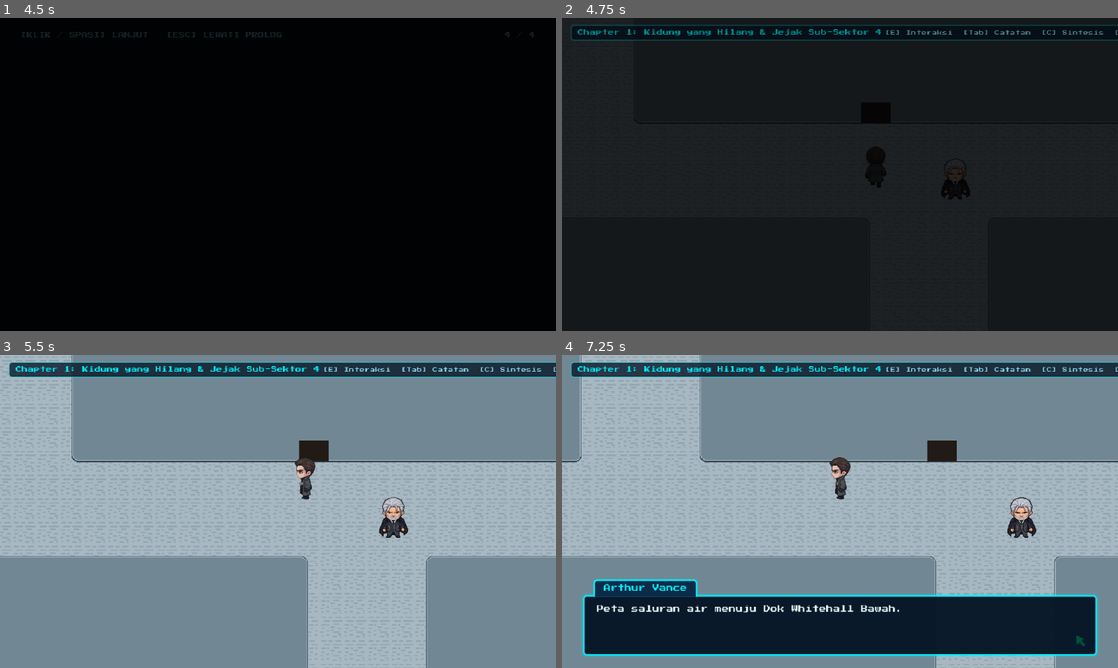
Above: before the commit, frames 1-4 (two rows, left to right).
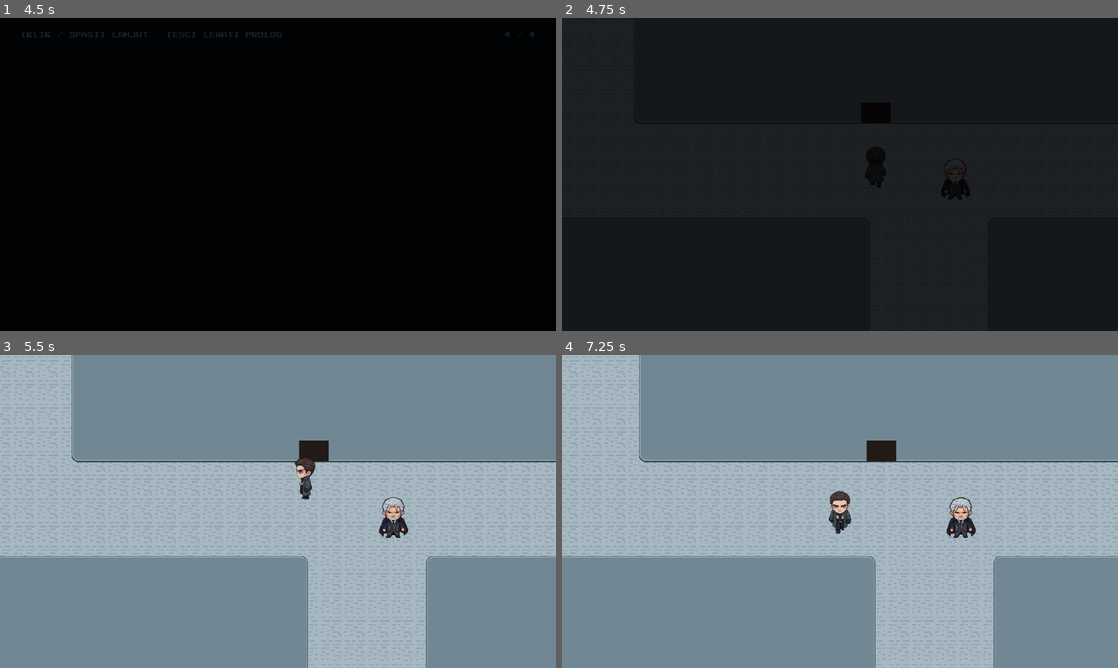
Above: after the commit, the same moments.

Repository: ZharfanFw/the-lethe-protocol
Game: Godot game, scene res://scenes/menu/main_menu.tscn
Same seed, same stepped clock (60 frames per second), same inputs: the game is played once before the commit and once after it. The engine's default icon, where the game draws it, is replaced by a stand-in: a white triangle on a blue panel in a dark square.
Inputs (mouse positions are in pixels of both pictures, inside the frame that each line leads up to):
- Up to frame 1 (4.5 s): click "MULAI INVESTIGASI" at 0.5 s; click "MULAI BARU" at 1.25 s; tap Enter (ui_accept) at 2, 2.27, 2.75, 3.02, 3.5 s; move the mouse to (400, 158) at 2.02 s; hold D (move_right) 2.03-2.78 s; hold E (interact) 2.03-2.78 s; click (400, 158) at 2.17 s; move the mouse to (166, 190) at 2.77 s; hold S (move_down) 2.78-3.53 s; tap E (interact) at 2.85, 3.8 s; click (166, 190) at 2.92 s; move the mouse to (333, 105) at 3.52 s; hold D (move_right) 3.53-4.28 s; hold C (toggle_combiner) 3.53-4.28 s; click (333, 105) at 3.67 s; move the mouse to (250, 237) at 4.27 s; hold W (move_up) from 4.28 s (still down); tap Tab (toggle_notebook) at 4.35 s; click (250, 237) at 4.42 s
- Up to frame 2 (4.75 s): keep holding W (move_up); tap Enter (ui_accept) at 4.52 s; tap E (interact) at 4.55 s
- Up to frame 3 (5.5 s): move the mouse to (444, 558) at 5.02 s; release W (move_up) at 5.03 s; hold A (move_left) from 5.03 s (still down); hold E (interact) from 5.03 s (still down); tap P at 5.1 s; click (444, 558) at 5.17 s; tap Enter (ui_accept) at 5.27 s
- Up to frame 4 (7.25 s): move the mouse to (673, 464) at 5.77 s; release E (interact) at 5.78 s; tap E (interact) at 5.85 s; click (673, 464) at 5.92 s; tap Enter (ui_accept) at 6.02 s; move the mouse to (867, 511) at 6.52 s; release A (move_left) at 6.53 s; hold S (move_down) from 6.53 s (still down); hold E (interact) from 6.53 s (still down); click (867, 511) at 6.67 s

Frame 1 is identical in both runs. In frame 2, 1.3% of the frame differs, in the area x 1-100%, y 2-8%; in frame 3, 5.0%; in frame 4, 34%, in the area x 0-100%, y 0-100%.
Error before the commit: Invalid call. Nonexistent 'bool' constructor. (res://scripts/autoload/UIManager.gd:153)

Commit message:
feat: add chapter 1-5 branching dialogues, evidence interactables, and fix UIManager overlay check

Diff:
--- a/godot/data/dialogues/chapter_1_dialogue.json
+++ b/godot/data/dialogues/chapter_1_dialogue.json
@@ -21,17 +21,119 @@
 		}
 	},
 	"interactables": {
+		"CH1_TONIC": {
+			"speaker": "HUD-Mirror Biometrik",
+			"lines": [
+				"[ANOMALI KOGNITIF: DETAK JANTUNG +38 BPM // MEMORI TIDAK STABIL]",
+				{
+					"name": "Arthur Vance",
+					"text": "Ampul emas The Tonic (Cognitive Stabilizer No. 9) tersedia di meja cermin.",
+					"choices": [
+						{
+							"text": "[Taat] Telan The Tonic sesuai protokol biro",
+							"memory": 0,
+							"suspicion": -10,
+							"flag": "tonic_taken_ch1",
+							"next": [
+								"Rasa logam dingin menjalar di tenggorokan. Detak jantung kembali datar dan hampa."
+							]
+						},
+						{
+							"text": "[Ragu] Biarkan ampul di meja dan pertahankan ingatan",
+							"memory": 10,
+							"suspicion": 10,
+							"flag": "tonic_skipped_ch1",
+							"next": [
+								"Kilatan rumah kayu dan suara kidung ayah berkelebat di kepala, memicu log audit biometrik."
+							]
+						}
+					]
+				}
+			]
+		},
+		"EVID-101": {
+			"speaker": "Arthur Vance",
+			"lines": [
+				"Kaset magnetik berpelindung timbal yang disita dari Miller (Tahanan 402).",
+				"Melodi lagu tidur tradisional Nusantara di dalamnya identik dengan kidung dalam mimpiku."
+			]
+		},
+		"EVID-102": {
+			"speaker": "Miller",
+			"lines": [
+				"Itu... itu suara ibu saya... Sebelum proyek restrukturisasi menghapus namanya dari data kota...",
+				{
+					"name": "Detective Miles Prescott",
+					"text": "Wajahmu tegang sekali, Vance. Bagaimana kita menangani tahanan 402 ini?",
+					"choices": [
+						{
+							"text": "[Empati] Tanya asal pemutar kaset berpelindung timbal",
+							"memory": 15,
+							"suspicion": 15,
+							"flag": "miller_interrogated",
+							"evidence": "EVID-102",
+							"next": [
+								{"name": "Miller", "text": "Gudang suku cadang lama di Sub-Sektor 4... Seseorang bernama Colin yang memberikannya pada kami..."},
+								{"name": "Detective Miles Prescott", "text": "Prescott mencatat keraguanmu, namun nama Colin memberi petunjuk lokasi gudang."}
+							]
+						},
+						{
+							"text": "[SOP Keras] Ancam kirim Miller ke unit lobotomi Sektor 0",
+							"memory": 0,
+							"suspicion": -15,
+							"flag": "miller_interrogated",
+							"evidence": "EVID-102",
+							"next": [
+								{"name": "Miller", "text": "Ampun, Pak! Saya cuma mengambilnya dari pria bernama Colin di gudang suku cadang Sub-Sektor 4!"},
+								{"name": "Detective Miles Prescott", "text": "Bagus, Vance. Efisiensi tanpa kompromi seperti biasa."}
+							]
+						}
+					]
+				}
+			]
+		},
 		"EVID-103": {
 			"speaker": "Arthur Vance",
-			"lines": ["Puntung kretek Black Clove... aroma cengkeh selatan. Barang selundupan.", "Seseorang baru saja lewat sini."]
+			"lines": [
+				"Puntung kretek Black Clove... aroma cengkeh selatan. Barang selundupan.",
+				"Seseorang baru saja lewat sini."
+			]
 		},
 		"EVID-104": {
 			"speaker": "Arthur Vance",
-			"lines": ["Coretan fosfor di ventilasi: 0x4F5552 // T-CORE // SPARROW.", "T-CORE... kode arsitektur kognitif rezim. Sparrow adalah nama sandi."]
+			"lines": [
+				"Coretan fosfor di ventilasi: 0x4F5552 // T-CORE // SPARROW.",
+				"T-CORE... kode arsitektur kognitif rezim. Sparrow adalah nama sandi."
+			]
 		},
 		"EVID-105": {
 			"speaker": "Arthur Vance",
-			"lines": ["Peta saluran air menuju Dok Whitehall Bawah.", "Catatan untuk Thur: temui aku di batas air sebelum Graves menutup jaringnya. - Colin"]
+			"lines": [
+				"Peta saluran air menuju Dok Whitehall Bawah.",
+				{
+					"name": "Arthur Vance",
+					"text": "Catatan untuk Thur: temui aku di batas air sebelum Graves menutup jaringnya. - Colin",
+					"choices": [
+						{
+							"text": "[Sembunyikan] Simpan catatan Thur di saku mantel",
+							"memory": 15,
+							"suspicion": 15,
+							"flag": "warehouse_evidence_hidden",
+							"next": [
+								"Aku meremas catatan itu ke saku dan melapor bahwa generator hanya korslet. Prescott menatap curiga."
+							]
+						},
+						{
+							"text": "[Lapor Resmi] Tunjukkan rute dok ke Prescott",
+							"memory": 0,
+							"suspicion": -15,
+							"next": [
+								"Prescott langsung mengontak divisi taktis dan mencatat kepatuhanku ke pusat."
+							]
+						}
+					]
+				}
+			]
 		}
 	}
 }
--- a/godot/data/dialogues/chapter_2_dialogue.json
+++ b/godot/data/dialogues/chapter_2_dialogue.json
@@ -24,11 +24,62 @@
 	"interactables": {
 		"EVID-201": {
 			"speaker": "Arthur Vance",
-			"lines": ["Log Vance-Cipher Rev3. Algoritma celah 40ms berbasis fonetik Nusantara.", "Ini gayaku sendiri. Tidak mungkin orang lain yang menulis ini."]
+			"lines": [
+				"Log Vance-Cipher Rev3. Algoritma celah 40ms berbasis fonetik Nusantara.",
+				"Ini gayaku sendiri. Tidak mungkin orang lain yang menulis ini."
+			]
+		},
+		"EVID-202": {
+			"speaker": "Direktur Lucian Graves",
+			"lines": [
+				"Deep Vault ditembus selama 40 milidetik memakai VANCE-CIPHER_REV3. Buronan Sparrow terdeteksi di Dok Whitehall Bawah.",
+				{
+					"name": "Direktur Lucian Graves",
+					"text": "Ambil token penyerbuan ini, Vance. Pimpin pasukan elit dan bawa dia hidup-hidup.",
+					"choices": [
+						{
+							"text": "[Dingin & Analitis] Terima token tanpa mempertanyakan asal kode",
+							"memory": 15,
+							"suspicion": 0,
+							"flag": "graves_token_issued",
+							"next": [
+								{"name": "Arthur Vance", "text": "Mengerti, Direktur. Tim taktis akan segera mengepung kanal bawah."}
+							]
+						},
+						{
+							"text": "[Kritis] Pertanyakan kenapa algoritma itu memakai namamu",
+							"memory": 15,
+							"suspicion": 20,
+							"flag": "graves_token_issued",
+							"next": [
+								{"name": "Direktur Lucian Graves", "text": "Jangan bertanya di luar yurisdiksimu, Inspektur. Jalankan perintahmu."}
+							]
+						}
+					]
+				}
+			]
+		},
+		"EVID-203": {
+			"speaker": "Colin Ward",
+			"lines": [
+				"Thur...? Kita tumbuh besar di desa adat sebelum Graves membunuh ayahmu, Edward Vance!",
+				"Kamu yang merancang The Lethe Protocol dan menanam pintu belakang Protokol Jayabaya dengan sandi aksara ayahmu!",
+				{"name": "Arthur Vance", "text": "Colin... Ya Tuhan... semua ingatanku kembali..."}
+			]
 		},
 		"EVID-204": {
 			"speaker": "Arthur Vance",
-			"lines": ["Goresan darah di kaca: SEKTOR 0 // LACI 884-B.", "Colin meninggalkan petunjuk terakhirnya."]
+			"lines": [
+				"Goresan darah di kaca: SEKTOR 0 // LACI 884-B.",
+				"Colin meninggalkan petunjuk terakhirnya."
+			]
+		},
+		"EVID-205": {
+			"speaker": "Arthur Vance",
+			"lines": [
+				"Jarum mikro hidrolik di kerah tahanan Colin menyuntikkan racun saraf hijau pekat.",
+				"Failsafe otomatis yang dikendalikan langsung dari jaringan pusat Direktur Graves."
+			]
 		}
 	}
 }
--- a/godot/data/dialogues/chapter_3_dialogue.json
+++ b/godot/data/dialogues/chapter_3_dialogue.json
@@ -8,22 +8,90 @@
 			"lines": [
 				"Kau datang juga, Thur.",
 				"Laci 884-B sudah menunggumu sejak lama.",
-				"Kalau kau memilih menyelamatkanku, kau kehilangan sebagian bukti. Pilih dengan sadar."
+				"Pilih dengan sadar bagaimana kita mengakhiri tirani Graves."
 			]
 		}
 	},
 	"interactables": {
+		"CH3_ALIBI": {
+			"speaker": "Detective Miles Prescott",
+			"lines": [
+				"Pintu van terkunci 10 menit dan Sparrow sudah tewas saat kubuka. Apa yang terjadi di dalam, Vance?",
+				{
+					"name": "Detective Miles Prescott",
+					"text": "Berikan laporanmu sebelum kita masuk ke Arsip Sektor 0.",
+					"choices": [
+						{
+							"text": "[Tenang] Failsafe racun memutus interogasi sebelum selnya terbongkar",
+							"memory": 0,
+							"suspicion": 0,
+							"flag": "ch3_alibi_cleared"
+						},
+						{
+							"text": "[Agresif] Gunakan kewenangan Surat Perintah Eksekutif Graves",
+							"memory": 0,
+							"suspicion": -10,
+							"flag": "ch3_alibi_cleared"
+						},
+						{
+							"text": "[Gugup] Jawab terbata-bata sambil menyeka keringat dingin",
+							"memory": 0,
+							"suspicion": 25,
+							"flag": "ch3_alibi_cleared"
+						}
+					]
+				}
+			]
+		},
 		"EVID-301": {
 			"speaker": "Arthur Vance",
-			"lines": ["Ukiran kayu ulin ini... sama dengan yang ada di tangan ayah saat meninggal.", "Struktur gelombang fonetik kuno tersimpan di dalamnya."]
+			"lines": [
+				"Dial kunci 1-2-0-9-4 membuka Laci 884-B. Ukiran kayu ulin ayah ada di dalamnya!",
+				"Struktur gelombang fonetik kuno tersimpan utuh di setiap lekukannya."
+			]
 		},
 		"EVID-302": {
 			"speaker": "Arthur Vance",
-			"lines": ["Rekaman suaraku sendiri. Aku terdengar seperti orang yang sudah lama lupa siapa dirinya.", "Garrick Shaw ada di Undercity."]
+			"lines": [
+				"Rekaman suaraku sendiri: Kunci logikanya ada pada ukiran kayu ayahmu, tapi modul fisiknya ada pada Komandan Garrick Shaw.",
+				"Graves sedang mengirim pasukan ke Stasiun Maglev Tua Undercity. Aku harus segera ke sana."
+			]
+		},
+		"EVID-304": {
+			"speaker": "Arthur Vance",
+			"lines": [
+				"Rokok kretek Black Clove di barikade Undercity... aroma cengkeh yang sama persis dengan puntung di Sub-Sektor 4."
+			]
 		},
 		"EVID-303": {
-			"speaker": "Arthur Vance",
-			"lines": ["Tabung titanium di rompi Shaw. Modul otentikasi kuantum.", "Ini kunci untuk terminal meja kerja Graves."]
+			"speaker": "Garrick Shaw",
+			"lines": [
+				"Arthur Vance! Kau membunuh Colin dan sekarang membawa pasukan Graves ke Stasiun Maglev ini?!",
+				{
+					"name": "Perwira Taktis Biro",
+					"text": "Peluncur granat fosfor siap, Inspektur! Beri perintah untuk meratakan peron pemberontak ini!",
+					"choices": [
+						{
+							"text": "[Sabotase] Teriakkan peringatan ranjau palsu & bisikkan sandi 12094 ke Shaw",
+							"memory": 25,
+							"suspicion": 30,
+							"flag": "garrick_shaw_spared",
+							"next": [
+								{"name": "Garrick Shaw", "text": "Gema Nusantara di atas batu karang... Ambil tabung titanium ini, Thur. Bebaskan Concord!"}
+							]
+						},
+						{
+							"text": "[Taat] Perintahkan tembak fosfor demi menjaga penyamaran",
+							"memory": 10,
+							"suspicion": -25,
+							"flag": "garrick_shaw_killed",
+							"next": [
+								{"name": "Arthur Vance", "text": "Peron terbakar. Aku mengambil tabung titanium Dead Drop #2 dari jasad Shaw dengan tangan dingin."}
+							]
+						}
+					]
+				}
+			]
 		}
 	}
 }
--- a/godot/data/dialogues/chapter_4_dialogue.json
+++ b/godot/data/dialogues/chapter_4_dialogue.json
@@ -15,11 +15,31 @@
 	"interactables": {
 		"EVID-401": {
 			"speaker": "Arthur Vance",
-			"lines": ["Project Tabula Rasa. Jutaan nama warga Concord.", "Semua ingatan masa kecil dihapus lewat The Tonic."]
+			"lines": [
+				"[OTENTIKASI ARSITEK DITERIMA // PROTOKOL JAYABAYA TERVERIFIKASI]",
+				"Project Tabula Rasa: database jutaan warga Concord yang ingatannya dihapus lewat The Tonic."
+			]
+		},
+		"EVID-402": {
+			"speaker": "Arthur Vance",
+			"lines": [
+				"Buku besar rekening lepas pantai Graves dan Dewan Direksi.",
+				"Triliunan kredit hasil perampasan tambang emas dan hutan adat Nusantara mengalir ke rekening pribadi mereka."
+			]
+		},
+		"EVID-403": {
+			"speaker": "Arthur Vance",
+			"lines": [
+				"Rekaman satelit penggusuran desa adat tahun 2068... Lucian Graves muda menembak mati ayahku, Edward Vance.",
+				"Seluruh tirani keselarasan ini hanyalah kedok untuk mengubur pembunuhan dan perampokan tanah leluhur."
+			]
 		},
 		"EVID-404": {
 			"speaker": "Arthur Vance",
-			"lines": ["Kristal prisma biru... Master Override Key.", "Dengan ini aku bisa mengambil alih seluruh satelit pemancar kognitif nasional."]
+			"lines": [
+				"Kristal prisma biru safir meluncur dari konsol kuantum: The Master Override Key.",
+				"Dengan ini aku bisa mengambil alih seluruh satelit pemancar kognitif nasional pada pukul 07:00."
+			]
 		}
 	}
 }
--- a/godot/data/dialogues/chapter_5_dialogue.json
+++ b/godot/data/dialogues/chapter_5_dialogue.json
@@ -3,9 +3,19 @@
 	"title": "Fajar 07:00",
 	"npcs": {},
 	"interactables": {
+		"CH5_BRIEFING": {
+			"speaker": "Detective Miles Prescott",
+			"lines": [
+				"Fajar yang damai di Concord, bukan, Vance? Operasi Undercity semalam sukses total. Kota ini kembali selaras sempurna.",
+				{"name": "Arthur Vance", "text": "Ya, Prescott... Sebentar lagi, kota ini akan menyaksikan masa depan yang sesungguhnya."}
+			]
+		},
 		"ENDINGS": {
 			"speaker": "Arthur Vance",
-			"lines": ["Meja kerja Whitehall. Terminal transmisi satelit nasional bersiap.", "Satu perintah, dan seluruh Kota Concord akan mengingat... atau melupakan selamanya."]
+			"lines": [
+				"Meja kerja Whitehall. Terminal transmisi satelit nasional bersiap.",
+				"Satu perintah, dan seluruh Kota Concord akan mengingat... atau melupakan selamanya."
+			]
 		}
 	}
 }
--- a/godot/scenes/chapters/chapter_1/chapter_1.tscn
+++ b/godot/scenes/chapters/chapter_1/chapter_1.tscn
@@ -13,6 +13,23 @@
 start_map = "outdoor"
 start_spawn = Vector2(952, 220)
 
+
+[node name="TonicMirror" parent="." instance=ExtResource("4_interactable")]
+position = Vector2(880, 220)
+dialogue_id = "CH1_TONIC"
+prompt_text = "[E] Periksa Cermin Biometrik"
+
+[node name="Evidence101" parent="." instance=ExtResource("4_interactable")]
+position = Vector2(720, 240)
+evidence_id = "EVID-101"
+prompt_text = "[E] Periksa Kaset Analog Miller"
+memory_bonus = 5
+
+[node name="Evidence102" parent="." instance=ExtResource("4_interactable")]
+position = Vector2(600, 240)
+evidence_id = "EVID-102"
+flag_to_set = "miller_interrogated"
+prompt_text = "[E] Interogasi Miller"
 [node name="Evidence103" parent="." instance=ExtResource("4_interactable")]
 position = Vector2(520, 200)
 evidence_id = "EVID-103"
--- a/godot/scenes/chapters/chapter_2/chapter_2.tscn
+++ b/godot/scenes/chapters/chapter_2/chapter_2.tscn
@@ -20,6 +20,11 @@
 memory_bonus = 10
 lines = Array[String](["Log Vance-Cipher Rev3. Algoritma celah 40ms berbasis fonetik Nusantara.", "Ini gayaku sendiri. Tidak mungkin orang lain yang menulis ini."])
 
+
+[node name="Evidence202" parent="." instance=ExtResource("4_interactable")]
+position = Vector2(360, 210)
+evidence_id = "EVID-202"
+prompt_text = "[E] Audiensi Direktur Graves"
 [node name="Evidence203" parent="." instance=ExtResource("4_interactable")]
 position = Vector2(420, 250)
 evidence_id = "EVID-203"
@@ -35,6 +40,13 @@
 memory_bonus = 10
 lines = Array[String](["Goresan darah di kaca: SEKTOR 0 // LACI 884-B.", "Colin meninggalkan petunjuk terakhirnya."])
 
+
+[node name="Evidence205" parent="." instance=ExtResource("4_interactable")]
+position = Vector2(280, 210)
+evidence_id = "EVID-205"
+prompt_text = "[E] Periksa Kerah Tahanan Colin"
+memory_bonus = 10
+required_evidence = Array[String](["EVID-203"])
 [node name="ExitTrigger" parent="." instance=ExtResource("3_exit")]
 position = Vector2(120, 280)
 target_next_chapter = 3
--- a/godot/scenes/chapters/chapter_3/chapter_3.tscn
+++ b/godot/scenes/chapters/chapter_3/chapter_3.tscn
@@ -13,6 +13,12 @@
 start_map = "outdoor"
 start_spawn = Vector2(520, 550)
 
+
+[node name="AlibiCheck" parent="." instance=ExtResource("4_interactable")]
+position = Vector2(460, 550)
+dialogue_id = "CH3_ALIBI"
+flag_to_set = "ch3_alibi_cleared"
+prompt_text = "[E] Laporan ke Prescott"
 [node name="Evidence301" parent="." instance=ExtResource("4_interactable")]
 position = Vector2(400, 550)
 evidence_id = "EVID-301"
@@ -35,6 +41,12 @@
 memory_bonus = 20
 lines = Array[String](["Tabung titanium di rompi Shaw. Modul otentikasi kuantum.", "Ini kunci untuk terminal meja kerja Graves."])
 
+
+[node name="Evidence304" parent="." instance=ExtResource("4_interactable")]
+position = Vector2(780, 550)
+evidence_id = "EVID-304"
+prompt_text = "[E] Periksa Puntung Kretek Shaw"
+memory_bonus = 5
 [node name="ExitTrigger" parent="." instance=ExtResource("3_exit")]
 position = Vector2(520, 600)
 target_next_chapter = 4
--- a/godot/scenes/chapters/chapter_4/chapter_4.tscn
+++ b/godot/scenes/chapters/chapter_4/chapter_4.tscn
@@ -21,6 +21,18 @@
 memory_bonus = 10
 lines = Array[String](["Project Tabula Rasa. Jutaan nama warga Concord.", "Semua ingatan masa kecil dihapus lewat The Tonic."])
 
+
+[node name="Evidence402" parent="." instance=ExtResource("4_interactable")]
+position = Vector2(900, 550)
+evidence_id = "EVID-402"
+prompt_text = "[E] Buka Buku Besar Rekening Graves"
+memory_bonus = 10
+
+[node name="Evidence403" parent="." instance=ExtResource("4_interactable")]
+position = Vector2(950, 550)
+evidence_id = "EVID-403"
+prompt_text = "[E] Putar Rekaman Satelit 2068"
+memory_bonus = 10
 [node name="Evidence404" parent="." instance=ExtResource("4_interactable")]
 position = Vector2(1000, 550)
 evidence_id = "EVID-404"
--- a/godot/scenes/chapters/chapter_5/chapter_5.tscn
+++ b/godot/scenes/chapters/chapter_5/chapter_5.tscn
@@ -1,9 +1,9 @@
-[gd_scene load_steps=4 format=3]
+[gd_scene load_steps=5 format=3]
 
 [ext_resource type="Script" path="res://scenes/chapters/chapter_5/chapter_5.gd" id="1_chapter"]
 [ext_resource type="PackedScene" path="res://scenes/world.tscn" id="2_world"]
 [ext_resource type="PackedScene" path="res://scenes/common/ending_terminal.tscn" id="3_terminal"]
-
+[ext_resource type="PackedScene" path="res://scenes/common/interactable.tscn" id="4_interactable"]
 [node name="Chapter5" type="Node2D"]
 script = ExtResource("1_chapter")
 chapter_number = 5
@@ -14,3 +14,8 @@
 
 [node name="EndingTerminal" parent="." instance=ExtResource("3_terminal")]
 position = Vector2(320, 200)
+
+[node name="MorningBriefing" parent="." instance=ExtResource("4_interactable")]
+position = Vector2(240, 240)
+dialogue_id = "CH5_BRIEFING"
+prompt_text = "[E] Bicara dengan Prescott"
--- a/godot/scripts/autoload/UIManager.gd
+++ b/godot/scripts/autoload/UIManager.gd
@@ -4,57 +4,16 @@
 @onready var hud_panel: Control = $HUDPanel
 @onready var pause_menu: Control = get_node_or_null("PauseMenu")
 
-var _hud_chapter_lbl: Label
-
 func _ready() -> void:
 	process_mode = Node.PROCESS_MODE_ALWAYS
 	if fade_rect:
 		fade_rect.modulate.a = 0.0
-	_build_hud()
 	if hud_panel:
 		hud_panel.hide()
 
-func _build_hud() -> void:
-	if hud_panel == null:
-		return
-	var bar := PanelContainer.new()
-	bar.set_anchors_preset(Control.PRESET_TOP_WIDE)
-	bar.offset_left = 10
-	bar.offset_right = -10
-	bar.offset_top = 8
-	bar.offset_bottom = 26
-	bar.mouse_filter = Control.MOUSE_FILTER_IGNORE
-	var sb := StyleBoxFlat.new()
-	sb.bg_color = Color(0.02, 0.08, 0.14, 0.78)
-	sb.border_color = Color(0.0, 0.94, 1.0, 0.45)
-	sb.set_border_width_all(1)
-	sb.set_corner_radius_all(3)
-	sb.content_margin_left = 8
-	sb.content_margin_right = 8
-	bar.add_theme_stylebox_override("panel", sb)
-	hud_panel.add_child(bar)
-
-	var hbox := HBoxContainer.new()
-	hbox.mouse_filter = Control.MOUSE_FILTER_IGNORE
-	bar.add_child(hbox)
-
-	_hud_chapter_lbl = Label.new()
-	_hud_chapter_lbl.size_flags_horizontal = Control.SIZE_EXPAND_FILL
-	_hud_chapter_lbl.add_theme_font_size_override("font_size", 7)
-	_hud_chapter_lbl.add_theme_color_override("font_color", Color("#00f0ff"))
-	hbox.add_child(_hud_chapter_lbl)
-
-	var hint := Label.new()
-	hint.text = "[E] Interaksi  [Tab] Catatan  [C] Sintesis  [Esc] Pause"
-	hint.add_theme_font_size_override("font_size", 6)
-	hint.add_theme_color_override("font_color", Color("#88d4e8"))
-	hbox.add_child(hint)
-
-func show_hud(show_hud: bool) -> void:
+func show_hud(_show: bool) -> void:
 	if hud_panel:
-		if show_hud and _hud_chapter_lbl:
-			_hud_chapter_lbl.text = GameManager.chapter_title()
-		hud_panel.visible = show_hud
+		hud_panel.hide()
 
 func get_dialogue_box() -> CanvasLayer:
 	var scene := get_tree().current_scene
@@ -146,22 +105,22 @@
 		return false
 	# Dialogue box
 	for b in scene.find_children("DialogueBox", "CanvasLayer", true, false):
-		if b.get("is_active"):
+		if b.get("is_active") == true:
 			return true
 	# Notebook
 	for n in scene.find_children("DetectiveNotebook", "CanvasLayer", true, false):
-		if n.visible or bool(n.get("is_open")):
+		if n.visible:
 			return true
 	# Combiner
 	for c in scene.find_children("ItemCombiner", "CanvasLayer", true, false):
-		if c.visible or bool(c.get("is_open")):
+		if c.visible:
 			return true
 	# Ending terminal
 	for t in scene.find_children("EndingTerminal", "Area2D", true, false):
-		if bool(t.get("_open")):
+		if t.get("_open") == true:
 			return true
 	# Affine puzzle
 	for a in scene.find_children("AffinePuzzle", "Area2D", true, false):
-		if bool(a.get("_open")):
+		if a.get("_open") == true:
 			return true
 	return false
--- a/godot/scripts/dialogue_box.gd
+++ b/godot/scripts/dialogue_box.gd
@@ -237,11 +237,16 @@
 		var spk: String = arg1
 		var arr: Array = arg2 if arg2 is Array else []
 		for item in arr:
-			var txt: String = str(item)
-			dialogue_queue.append({
-				"name": spk,
-				"text": txt
-			})
+			if item is Dictionary:
+				var entry: Dictionary = item.duplicate(true)
+				if not entry.has("name"):
+					entry["name"] = spk
+				dialogue_queue.append(entry)
+			else:
+				dialogue_queue.append({
+					"name": spk,
+					"text": str(item)
+				})
 	elif arg1 is Array:
 		for item in arg1:
 			if item is Dictionary:
Not shown, changed: godot/PROJECT_STATE.md
